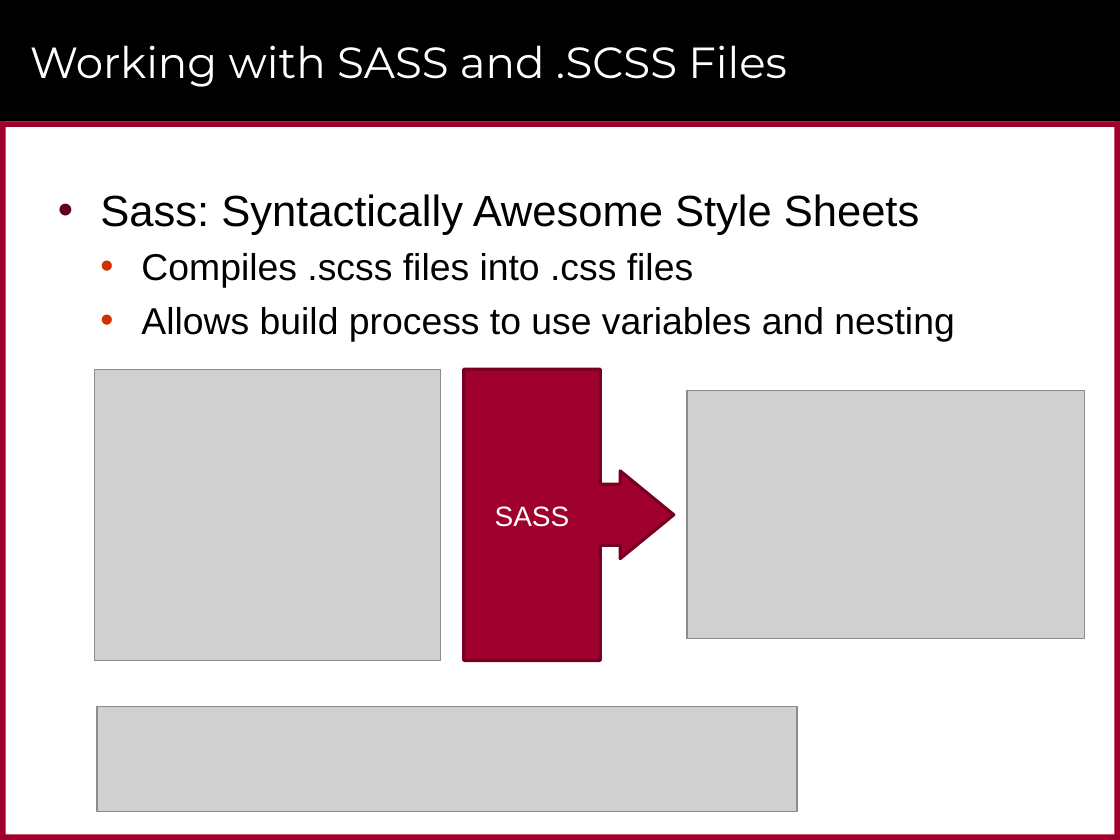
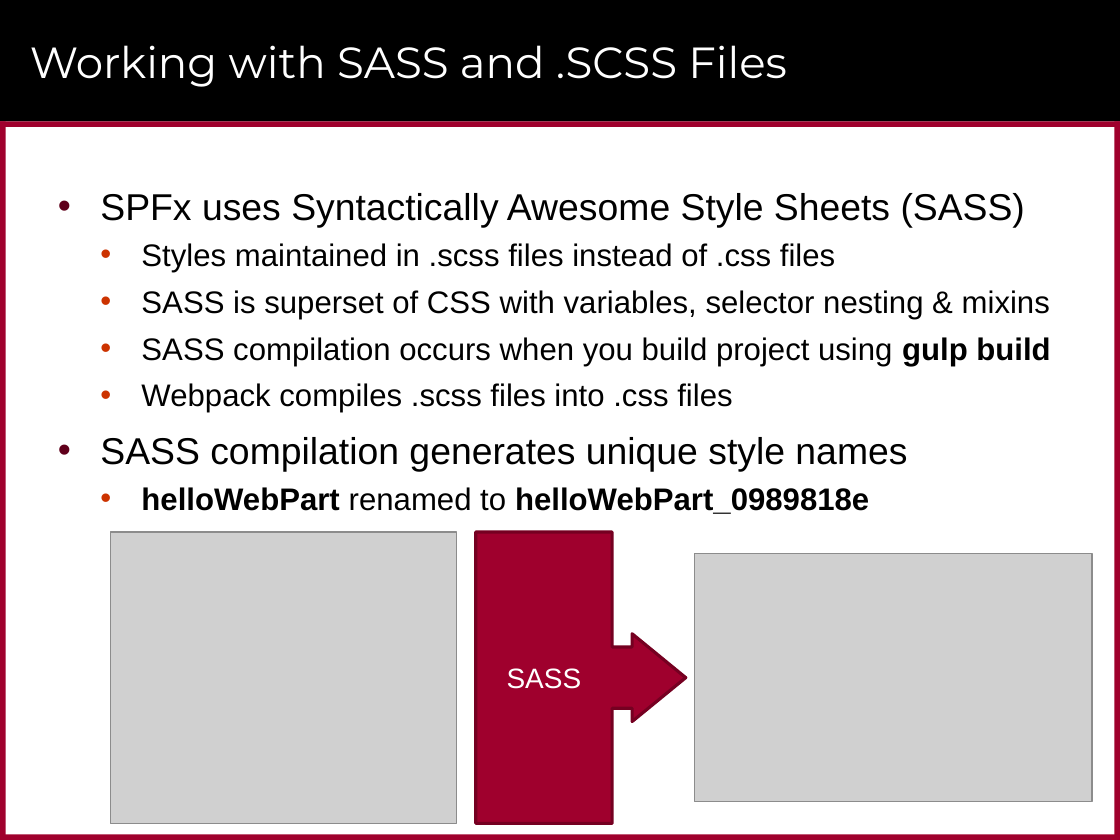
Before and after one commit to CriticalPathTraining/MSD365_Courseware, a slide deck: slide 23 of 04 SharePointFramework.pptx (slide 21 before the commit). Drawn at 1120x840 pixels with LibreOffice and Linux fonts; fonts in the diff are those of the drawing; grey boxes stand for pictures; background and template pictures are left out. Boxes give left, top, right and bottom in pixels: in the first picture for what was removed or moved away, otherwise in the second. Text is boxed around its words. In the diff, an @@ line names an element or a change of style, - is before the commit and + after.

```diff
--- a/04 SharePointFramework.pptx
+++ b/04 SharePointFramework.pptx
@@ text at <box>100,193,1050,514</box>: text changed; size 24 to 20 pt @@
-• Sass: Syntactically Awesome Style Sheets
-  • Compiles .scss files into .css files
-  • Allows build process to use variables and nesting
+• SPFx uses Syntactically Awesome Style Sheets (SASS)
+  • Styles maintained in .scss files instead of .css files
+  • SASS is superset of CSS with variables, selector nesting & mixins
+  • SASS compilation occurs when you build project using gulp build
+  • Webpack compiles .scss files into .css files
+• SASS compilation generates unique style names
+  • helloWebPart renamed to helloWebPart_0989818e
@@ picture: place and size @@
-picture at <box>94,370,440,661</box>
+picture at <box>110,532,456,823</box>
@@ right arrow callout "SASS": place and size @@
-right arrow callout "SASS" at <box>464,370,674,661</box>
+right arrow callout "SASS" at <box>476,532,687,823</box>
@@ picture: place and size @@
-picture at <box>687,391,1084,638</box>
+picture at <box>694,553,1092,801</box>
@@ picture removed at <box>97,707,797,812</box> @@
```
Also in this commit, not shown: 7 other slides changed, 12 slides added, 10 slides removed, 9 other files.
